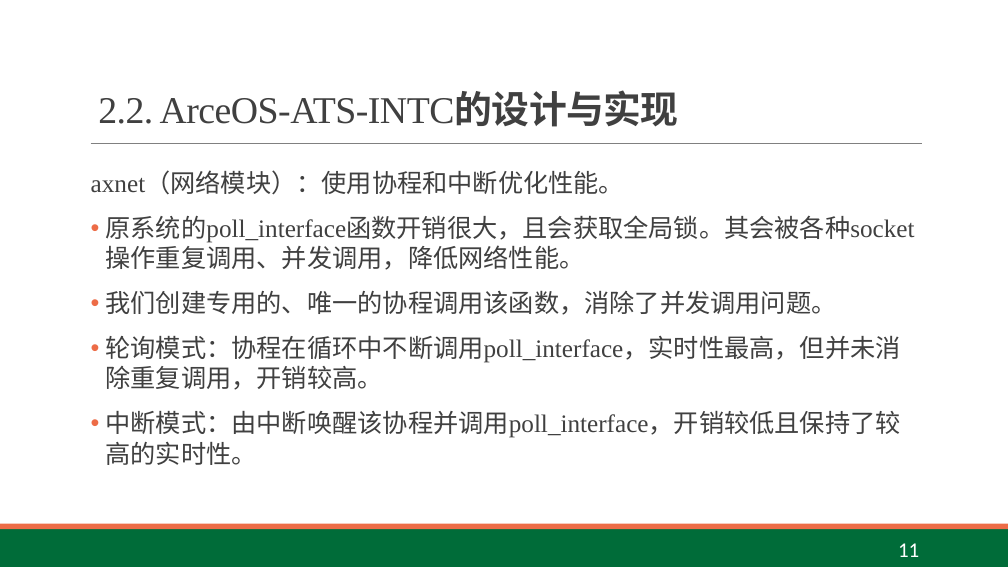
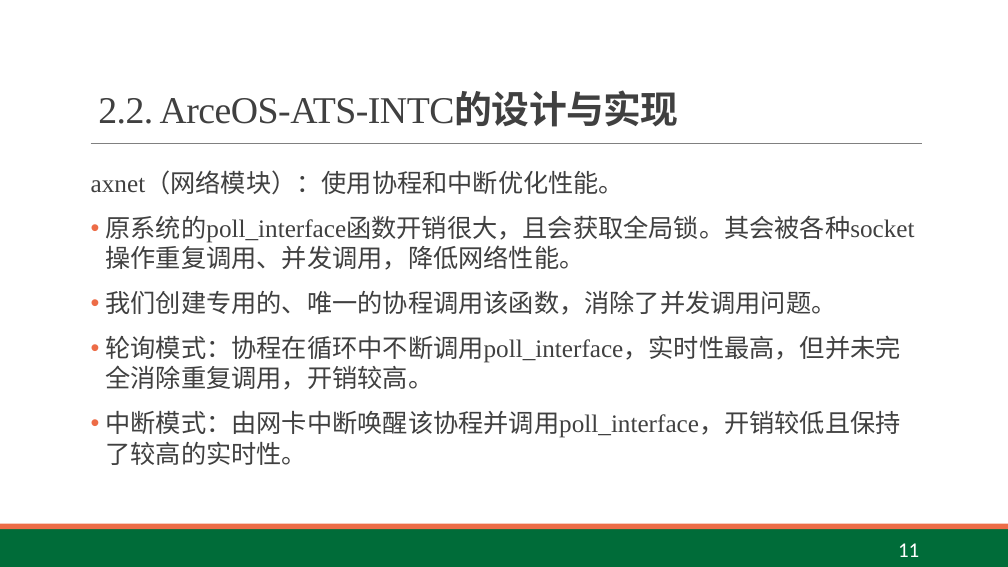
Before and after one commit to rosy233333/weekly-progress, a slide deck: slide 11 of 24.5.22~24.5.28/毕业答辩PPT.pptx. Drawn at 1008x567 pixels with LibreOffice and Linux fonts; fonts in the diff are those of the drawing. Boxes give left, top, right and bottom in pixels: in the first picture for what was removed or moved away, otherwise in the second. Text is boxed around its words. In the diff, an @@ line names an element or a change of style, - is before the commit and + after.

```diff
--- a/24.5.22~24.5.28/毕业答辩PPT.pptx
+++ b/24.5.22~24.5.28/毕业答辩PPT.pptx
@@ text at (106, 336, 901, 465): text changed @@
-• 轮询模式：协程在循环中不断调用poll_interface，实时性最高，但并未消除重复调用，开销较高。
-• 中断模式：由中断唤醒该协程并调用poll_interface，开销较低且保持了较高的实时性。
+• 轮询模式：协程在循环中不断调用poll_interface，实时性最高，但并未完全消除重复调用，开销较高。
+• 中断模式：由网卡中断唤醒该协程并调用poll_interface，开销较低且保持了较高的实时性。
```
Also in this commit, not shown: 3 other slides changed, 3 other files.
